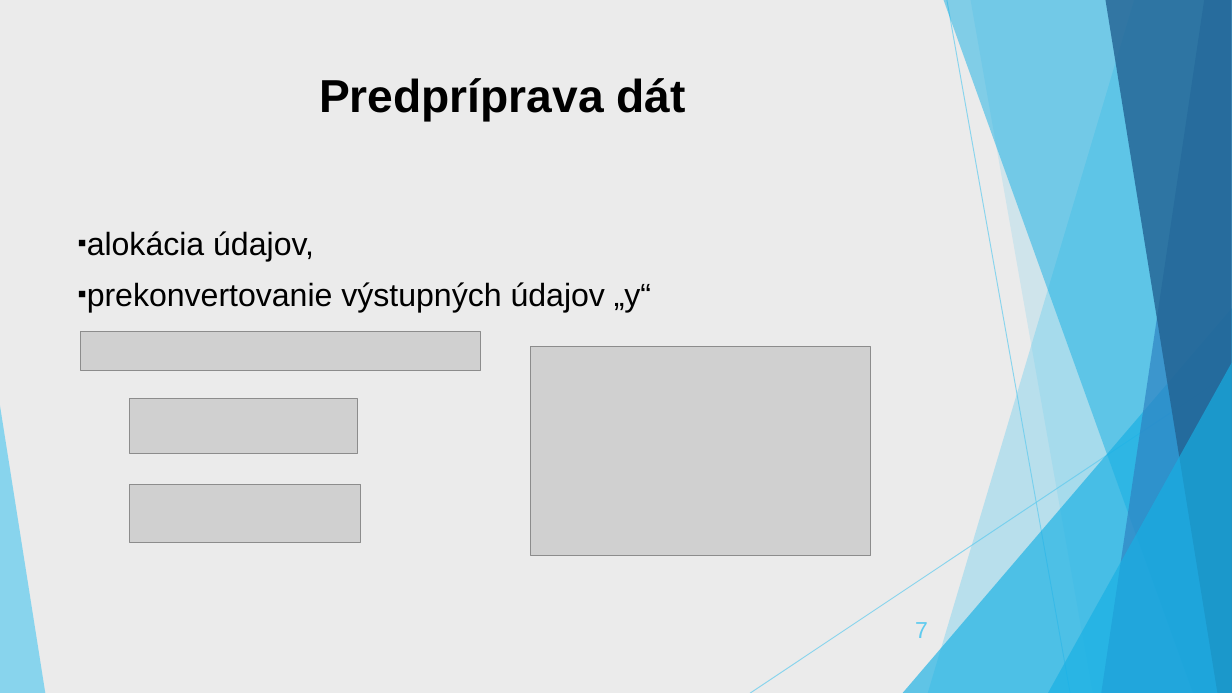
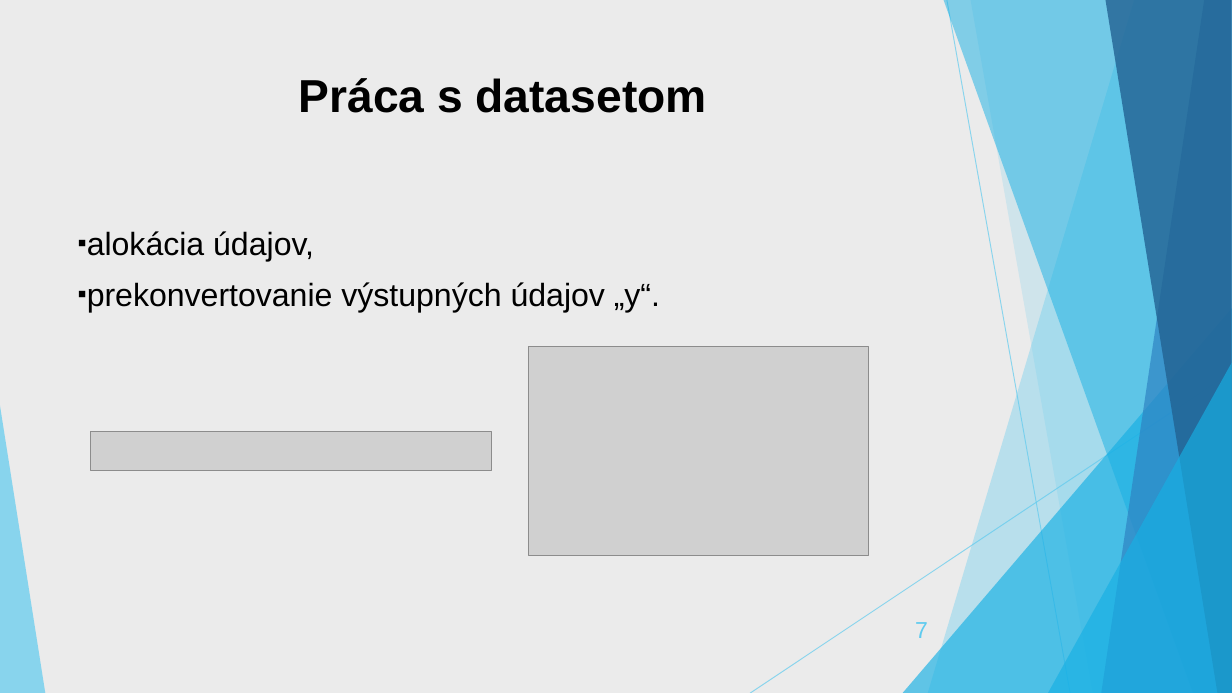
Before and after one commit to oliverolah97/Olah_NS2021, a slide deck: slide 7 of Olah_NS2021.pptx. Drawn at 1232x693 pixels with LibreOffice and Linux fonts; fonts in the diff are those of the drawing; grey boxes stand for pictures. Boxes give left, top, right and bottom in pixels: in the first picture for what was removed or moved away, otherwise in the second. Text is boxed around its words. In the diff, an @@ line names an element or a change of style, - is before the commit and + after.

Commit message:
final .pptx

```diff
--- a/Olah_NS2021.pptx
+++ b/Olah_NS2021.pptx
@@ title at (x1=299, y1=78, x2=707, y2=113): text changed @@
-Predpríprava dát
+Práca s datasetom
@@ text at (x1=87, y1=282, x2=660, y2=312): text changed @@
-▪ prekonvertovanie výstupných údajov „y“
+▪ prekonvertovanie výstupných údajov „y“.
@@ picture removed at (x1=129, y1=398, x2=358, y2=453) @@
@@ picture moved from (x1=80, y1=332, x2=481, y2=372) to (x1=91, y1=432, x2=491, y2=471) @@
@@ picture removed at (x1=129, y1=484, x2=360, y2=543) @@
```
Also in this commit, not shown: 6 other slides changed.
